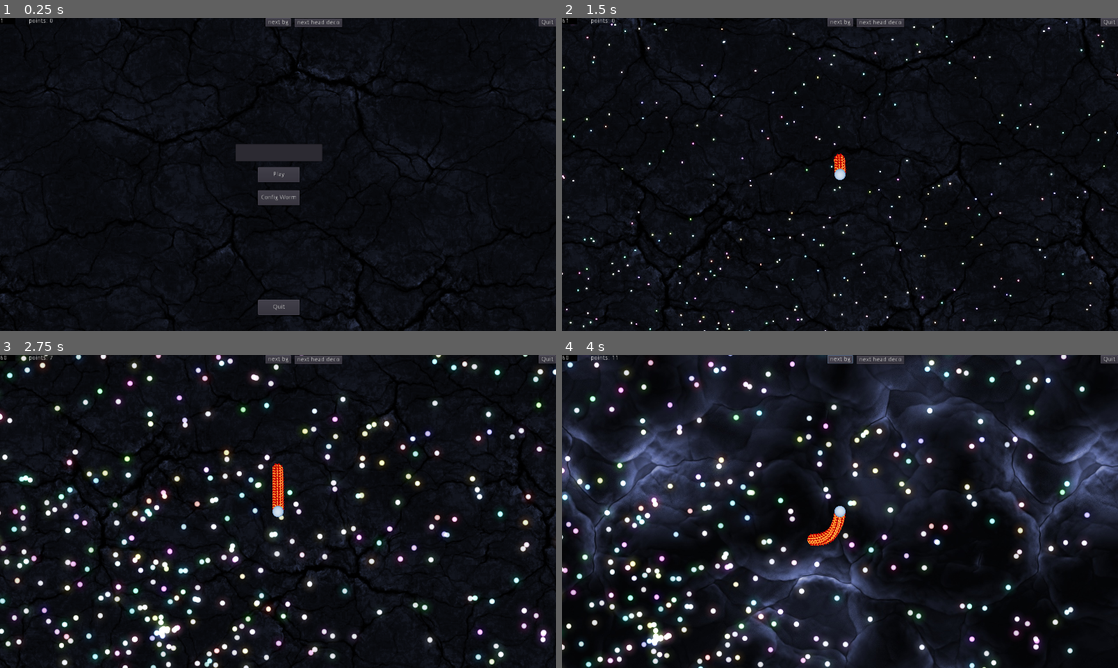
Above: before the commit, frames 1-4 (two rows, left to right).
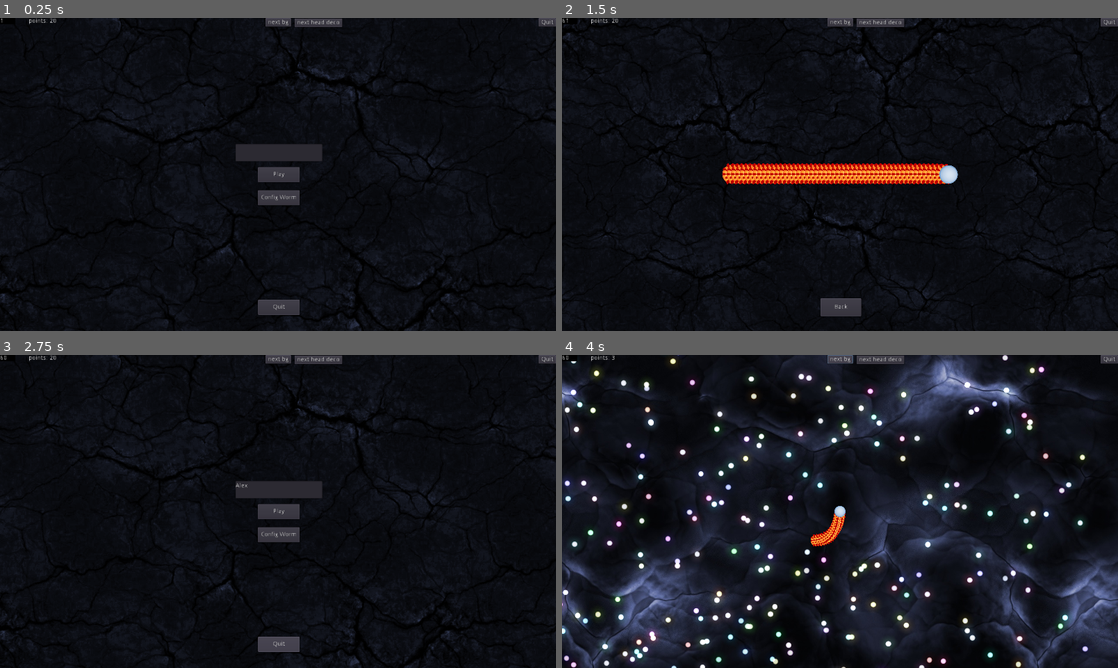
Above: after the commit, the same moments.

Repository: PostPollux/wriggly-worms
Game: Godot game, scene res://game.tscn
The game is run twice, just before and just after one commit, with the same random seed, the same clock (stepped at 60 frames per second) and the same inputs. The engine's default icon, where the game draws it, is replaced by a stand-in: a white triangle on a blue panel in a dark square.
Inputs (mouse positions are in pixels of both pictures, inside the frame that each line leads up to):
- Up to frame 1 (0.25 s): no input
- Up to frame 2 (1.5 s): click (840, 152) at 0.52 s; type "Alex" at 0.6 s; click "Config Worm" at 1.25 s
- Up to frame 3 (2.75 s): click (278, 642) at 2 s, where only the run after the commit has a clickable "Back"
- Up to frame 4 (4 s): click (840, 511) at 2.75 s, where only the run after the commit has a clickable "Play"; click "next bg" at 3.5 s

The runs differ from the first frame. In frame 1, less than 0.1% of the frame differs, in the area x 9-11%, y 0-2%; in frame 2, 6.5%; in frame 3, 13%; in frame 4, 49%, in the area x 0-100%, y 0-100%.

Commit message:
add  basic worm config menu

Diff:
--- a/Gui/GUI.tscn
+++ b/Gui/GUI.tscn
@@ -1,6 +1,7 @@
-[gd_scene load_steps=2 format=2]
+[gd_scene load_steps=3 format=2]
 
 [ext_resource path="res://Gui/MainMenu.tscn" type="PackedScene" id=1]
+[ext_resource path="res://Gui/WormConfigMenu.tscn" type="PackedScene" id=2]
 
 [node name="GUI" type="Control"]
 anchor_right = 1.0
@@ -15,3 +16,6 @@
 }
 
 [node name="MainMenu" parent="." instance=ExtResource( 1 )]
+
+[node name="WormConfigMenu" parent="." instance=ExtResource( 2 )]
+visible = false
--- a/Gui/MainMenu.gd
+++ b/Gui/MainMenu.gd
@@ -27,3 +27,10 @@
 
 func _on_Exit_Button_pressed() -> void:
 	get_tree().quit()
+
+
+func _on_Config_Button_pressed() -> void:
+	GameManager.Game.WormConfigMenu.visible = true
+	GameManager.Game.ConfigWorm.show_config_worm()
+
+	self.visible = false
--- a/Gui/MainMenu.tscn
+++ b/Gui/MainMenu.tscn
@@ -66,5 +66,5 @@
 "_edit_use_anchors_": false
 }
 [connection signal="pressed" from="Play Button" to="." method="_on_Play_Button_pressed"]
-[connection signal="pressed" from="Config Button" to="." method="_on_Play_Button_pressed"]
+[connection signal="pressed" from="Config Button" to="." method="_on_Config_Button_pressed"]
 [connection signal="pressed" from="Exit Button" to="." method="_on_Exit_Button_pressed"]
--- /dev/null
+++ b/Gui/WormConfigMenu.gd
@@ -0,0 +1,23 @@
+extends Control
+
+class_name WWWormConfigMenu
+
+# Declare member variables here. Examples:
+# var a: int = 2
+# var b: String = "text"
+
+
+# Called when the node enters the scene tree for the first time.
+func _ready() -> void:
+	self.visible = false
+
+
+# Called every frame. 'delta' is the elapsed time since the previous frame.
+#func _process(delta: float) -> void:
+#	pass
+
+
+func _on_BackButton_pressed() -> void:
+	GameManager.Game.MainMenu.visible = true
+	GameManager.Game.ConfigWorm.hide_config_worm()
+	self.visible = false
--- /dev/null
+++ b/Gui/WormConfigMenu.tscn
@@ -0,0 +1,27 @@
+[gd_scene load_steps=2 format=2]
+
+[ext_resource path="res://Gui/WormConfigMenu.gd" type="Script" id=1]
+
+[node name="WormConfigMenu" type="Control"]
+anchor_right = 1.0
+anchor_bottom = 1.0
+mouse_filter = 2
+script = ExtResource( 1 )
+__meta__ = {
+"_edit_use_anchors_": false
+}
+
+[node name="BackButton" type="Button" parent="."]
+anchor_left = 0.5
+anchor_top = 1.0
+anchor_right = 0.5
+anchor_bottom = 1.0
+margin_left = -47.0
+margin_top = -75.0
+margin_right = 47.0
+margin_bottom = -34.0
+text = "Back"
+__meta__ = {
+"_edit_use_anchors_": false
+}
+[connection signal="pressed" from="BackButton" to="." method="_on_BackButton_pressed"]
--- a/Worms/ConfigWorm.gd
+++ b/Worms/ConfigWorm.gd
@@ -13,7 +13,7 @@
 	self.remove_child(WormToConfig)
 
 
-func show_worm() -> void:
+func show_config_worm() -> void:
 	self.add_child(WormToConfig)
 
 
--- a/Worms/ConfigWorm.tscn
+++ b/Worms/ConfigWorm.tscn
@@ -9,5 +9,5 @@
 [node name="Worm" parent="." instance=ExtResource( 2 )]
 worm_start_segments = 50
 worm_scale = 2.0
-default_speed = 1.0
 camera_offset = Vector2( -300, 0 )
+control_mode = "config"
--- a/game.gd
+++ b/game.gd
@@ -4,6 +4,7 @@
 
 onready var Map : WWMap = $"Map"
 onready var MainMenu : WWMainMenu = $"CanvasLayer/GUI/MainMenu"
+onready var WormConfigMenu : WWWormConfigMenu = $"CanvasLayer/GUI/WormConfigMenu"
 onready var ConfigWorm : WWConfigWorm = $"ConfigWorm"
 
 
--- a/project.godot
+++ b/project.godot
@@ -29,6 +29,11 @@
 "language": "GDScript",
 "path": "res://Map/Map.gd"
 }, {
+"base": "Control",
+"class": "WWWormConfigMenu",
+"language": "GDScript",
+"path": "res://Gui/WormConfigMenu.gd"
+}, {
 "base": "Node2D",
 "class": "WormSegment",
 "language": "GDScript",
@@ -44,6 +49,7 @@
 "WWConfigWorm": "",
 "WWMainMenu": "",
 "WWMap": "",
+"WWWormConfigMenu": "",
 "WormSegment": "",
 "wriggly_worms": ""
 }
